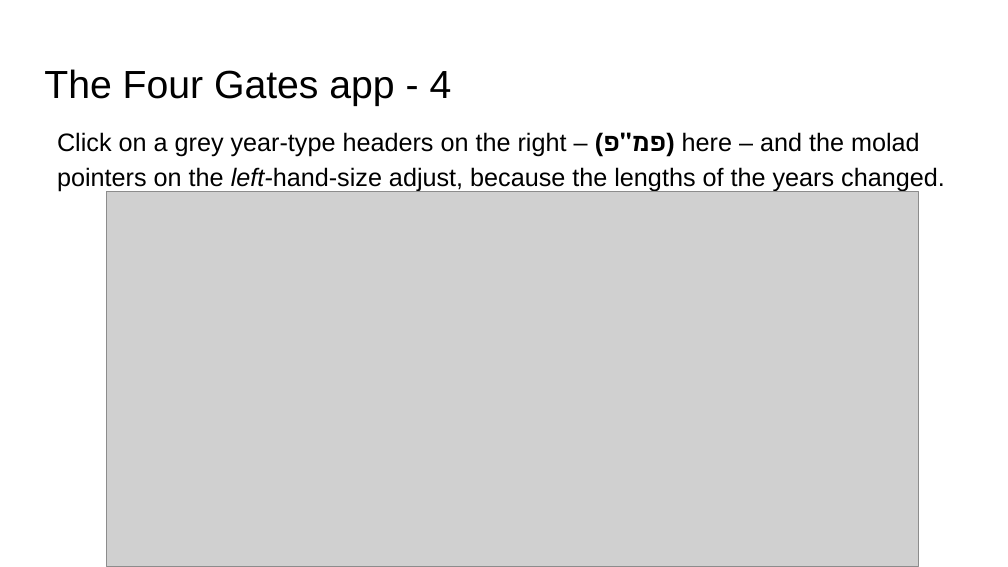
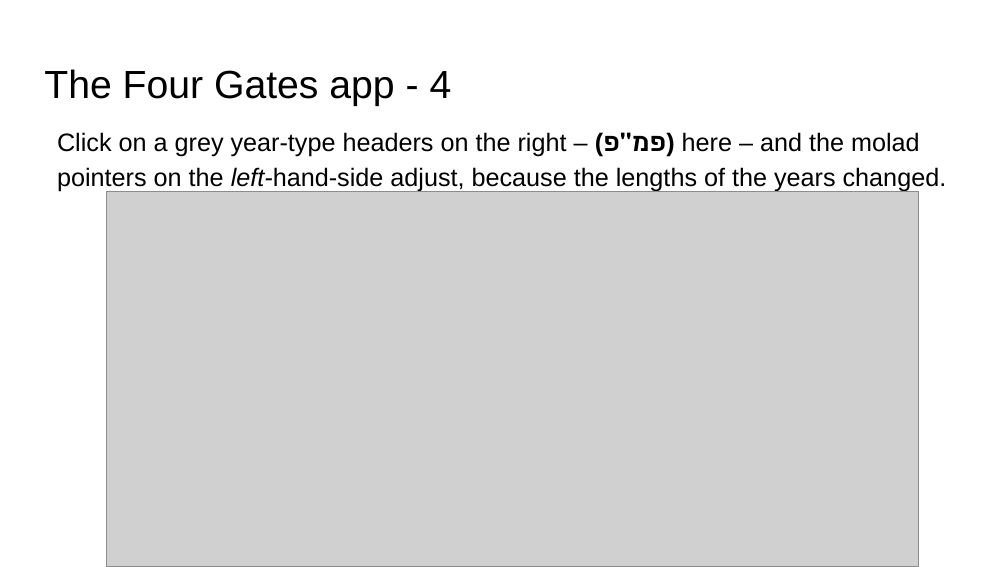
Before and after one commit to MichoelR/Keviyus, a slide deck: slide 22 of FourGates/FourGates.pptx. Drawn at 1008x567 pixels with LibreOffice and Linux fonts; fonts in the diff are those of the drawing; grey boxes stand for pictures. Boxes give left, top, right and bottom in pixels: in the first picture for what was removed or moved away, otherwise in the second. Text is boxed around its words. In the diff, an @@ line names an element or a change of style, - is before the commit and + after.

```diff
--- a/FourGates/FourGates.pptx
+++ b/FourGates/FourGates.pptx
@@ text at bbox=[57, 132, 947, 192]: text changed @@
-Click on a grey year-type headers on the right – (פמ"פ) here – and the molad pointers on the left-hand-size adjust, because the lengths of the years changed.
+Click on a grey year-type headers on the right – (פמ"פ) here – and the molad pointers on the left-hand-side adjust, because the lengths of the years changed.
```
Also in this commit, not shown: 14 other slides changed.
